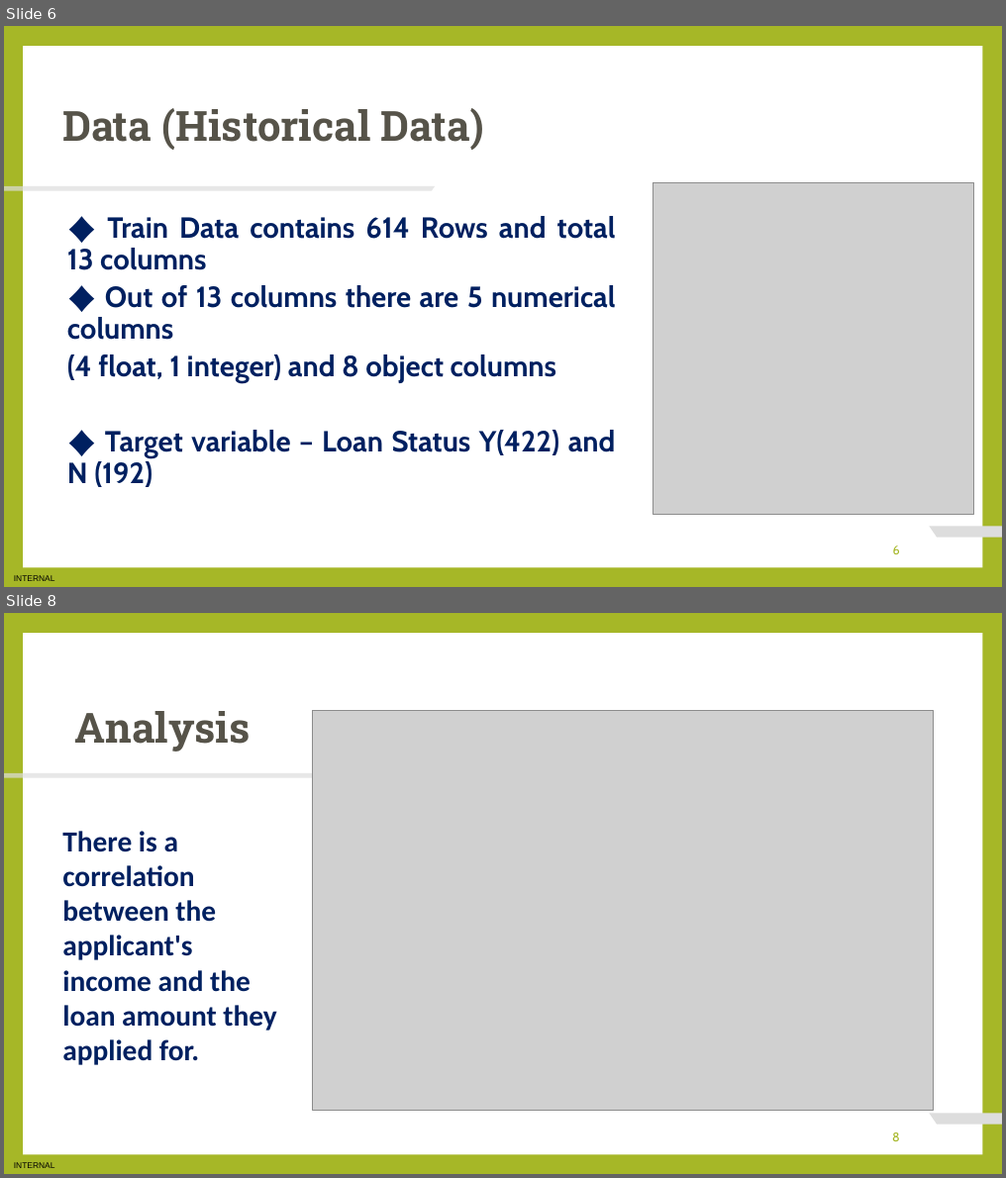
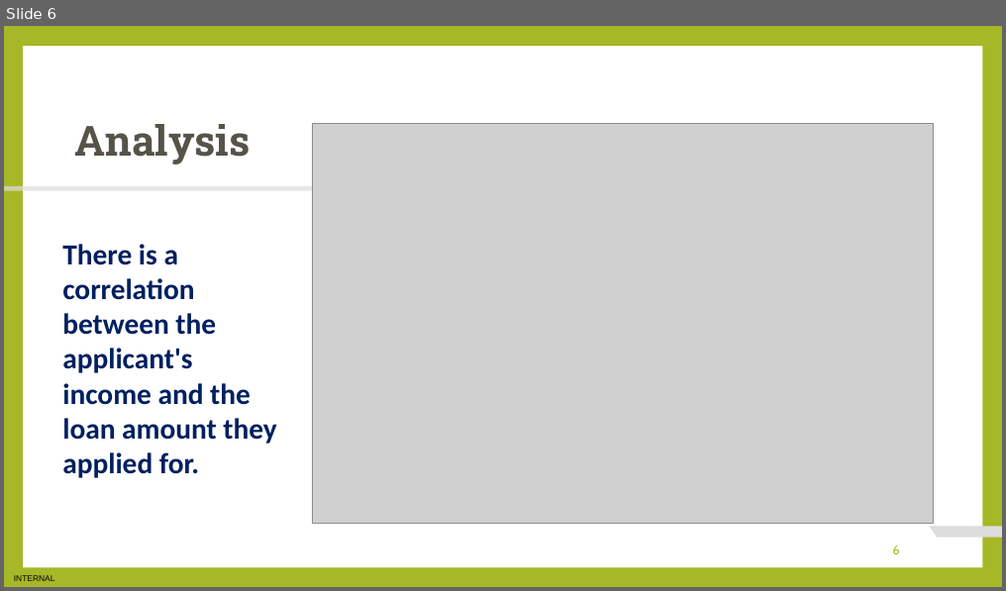
Before and after one commit to jmodzuka/Data-Science-Virtual-Internship, a slide deck: Task 3 - Preparing To Present/Task 3 - Preparing To Present.pptx. Shown one above the other, each under a label of ours: slides 6 and 8 before the commit, slide 6 after it; the slides between them are not shown. The pictures are 1006x1178 and 1006x591 pixels, drawn with LibreOffice and Linux fonts; fonts in the diff are those of the drawing; grey boxes stand for pictures. Boxes give left, top, right and bottom in pixels: in the first picture for what was removed or moved away, otherwise in the second. Text is boxed around its words. In the diff, an @@ line names an element or a change of style, - is before the commit and + after.

```diff
--- a/Task 3 - Preparing To Present/Task 3 - Preparing To Present.pptx
+++ b/Task 3 - Preparing To Present/Task 3 - Preparing To Present.pptx
@@ slide 6 removed at (4, 26, 1002, 587), background #A6B727; not listed: 4 template elements that a slide beside it also shows @@
@@ text removed at (62, 108, 485, 150) @@
-Data (Historical Data)
@@ title removed at (75, 121, 356, 149) @@
-TEXT LAYOUT 1
@@ picture removed at (653, 182, 974, 514) @@
@@ text removed at (67, 216, 616, 487) @@
-♦ Train Data contains 614 Rows and total 13 columns
-♦ Out of 13 columns there are 5 numerical columns
-(4 float, 1 integer) and 8 object columns
-♦ Target variable – Loan Status Y(422) and N (192)
@@ page number removed at (893, 546, 900, 555) @@
-6
@@ what was slide 8 is now slide 6 @@
@@ page number at (893, 546, 900, 555): text changed @@
-8
+6
```
Also in this commit, not shown: 5 slides changed, 1 slide added, 2 other slides removed, 1 other file.
